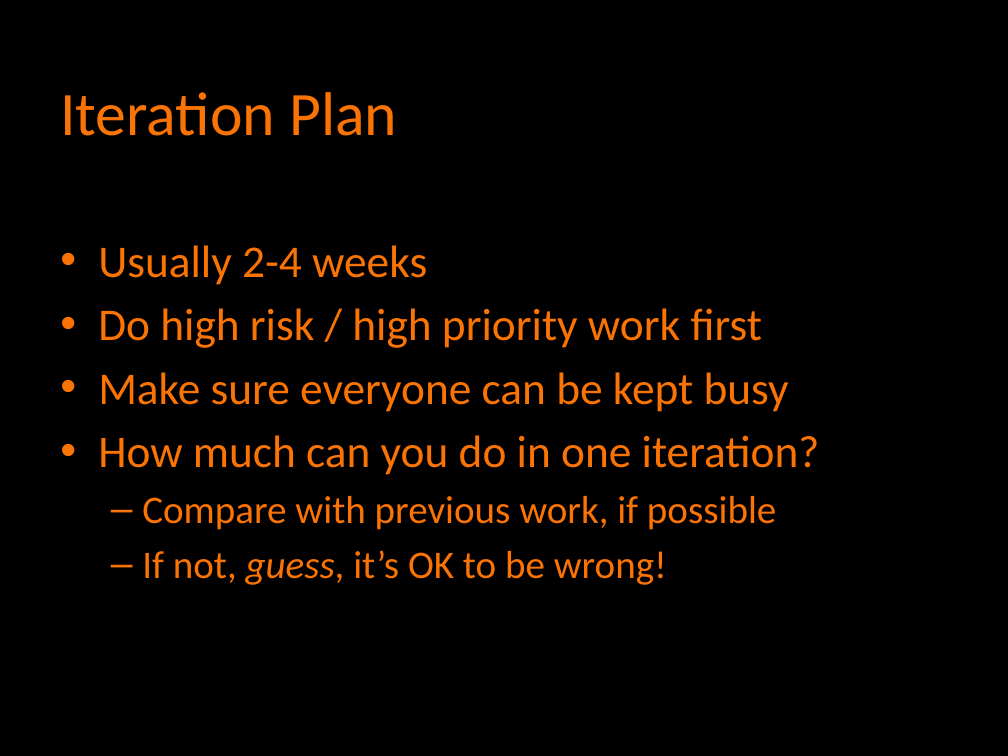
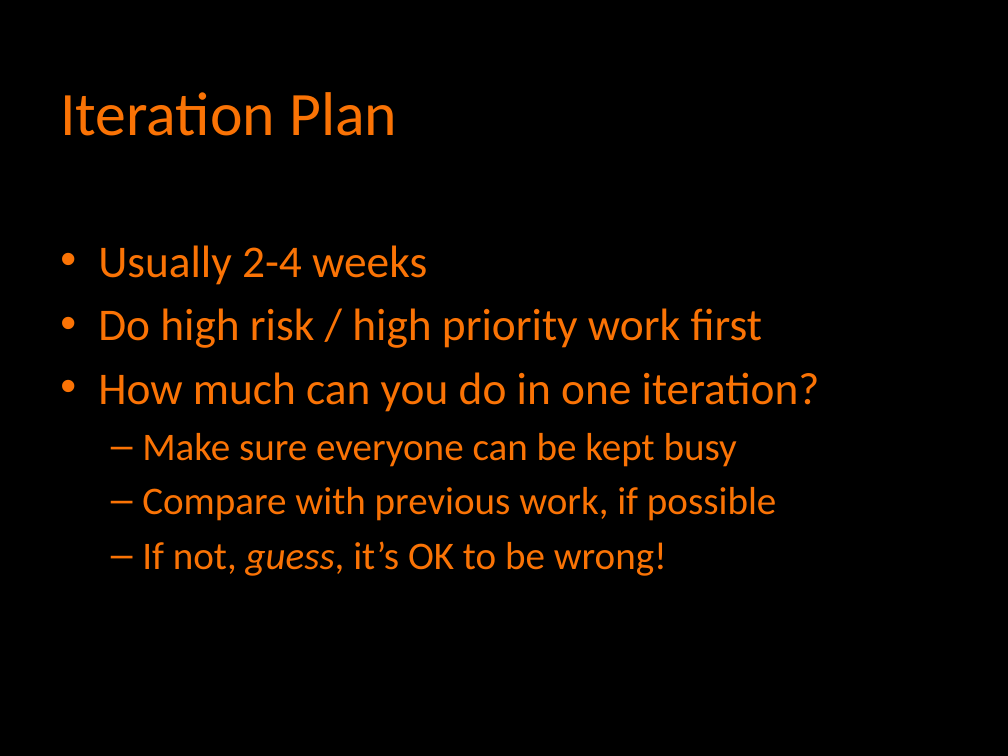
Before and after one commit to agilefire/November2010, a slide deck: slide 18 of Agile Firestarter Autumn 2010 Agile Estimation.pptx. Drawn at 1008x756 pixels with LibreOffice and Linux fonts; fonts in the diff are those of the drawing. Boxes give left, top, right and bottom in pixels: in the first picture for what was removed or moved away, otherwise in the second. Text is boxed around its words. In the diff, an @@ line names an element or a change of style, - is before the commit and + after.

```diff
--- a/Agile Firestarter Autumn 2010 Agile Estimation.pptx
+++ b/Agile Firestarter Autumn 2010 Agile Estimation.pptx
@@ text at (98,372,820,412): paragraph added @@
+• How much can you do in one iteration?
@@ text at (98,435,820,475): paragraph removed @@
-• How much can you do in one iteration?
@@ text at (142,433,737,467): size 36 to 31 pt in "Make sure everyone can be kept busy"; bullet • to –; list level 1 to 2 in "Make sure everyone can be ..." @@
```
Also in this commit, not shown: 7 other slides changed.
